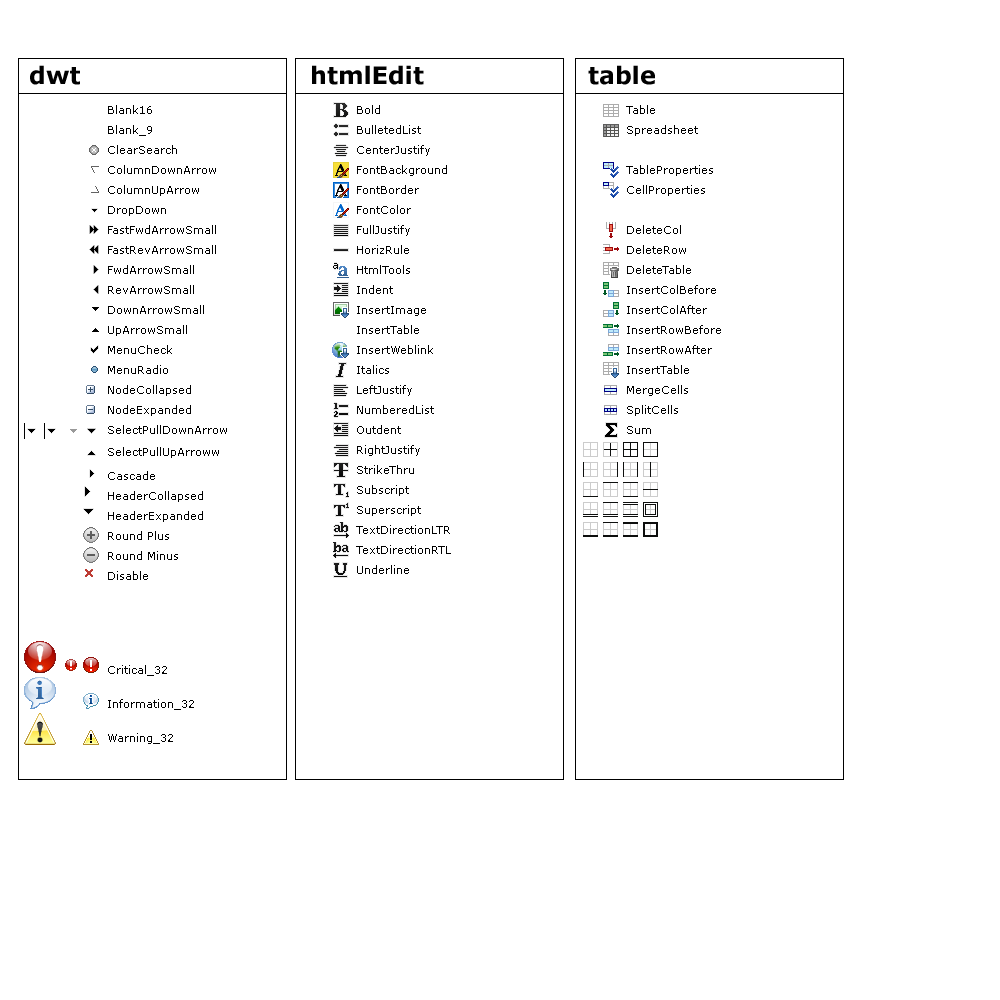
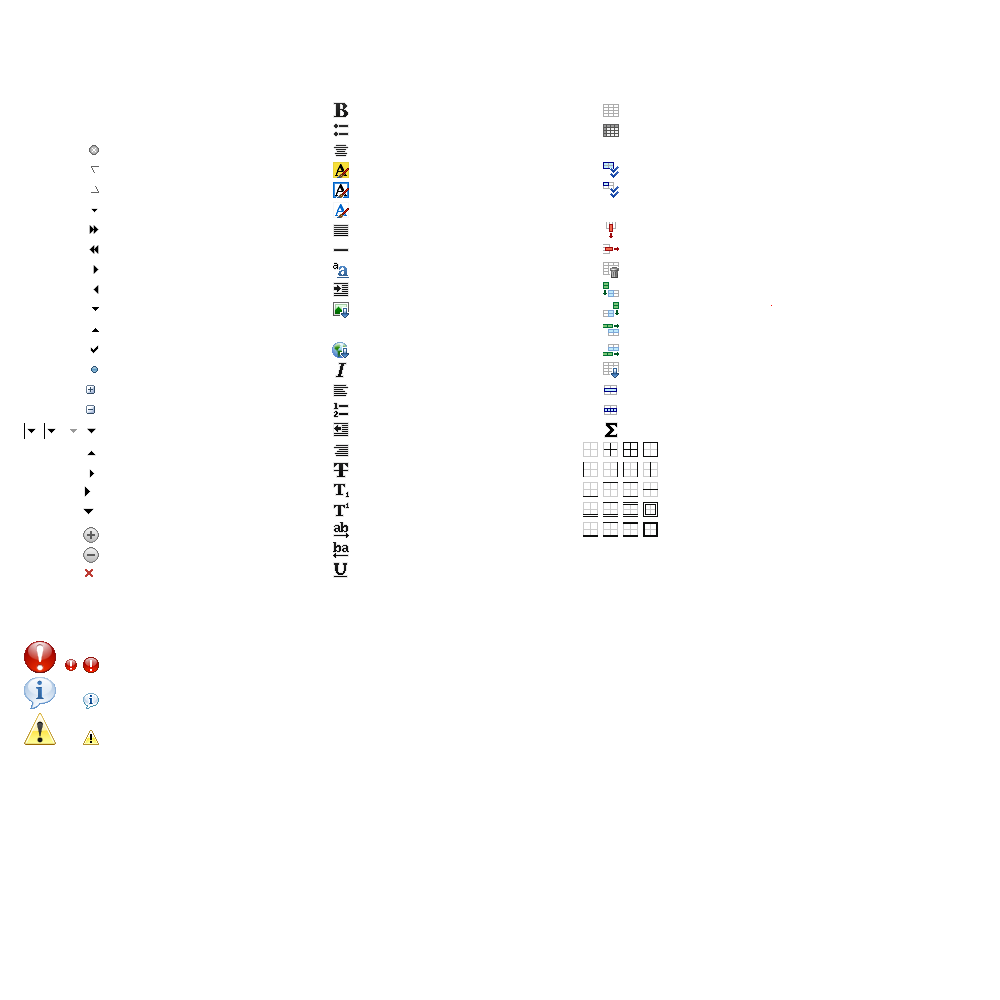
The second w=1000, h=1000 image is a revision of the first. Changes to its layers:
hid group "bg" (1st of 2) (8 layers) over [18, 58, 844, 780]
